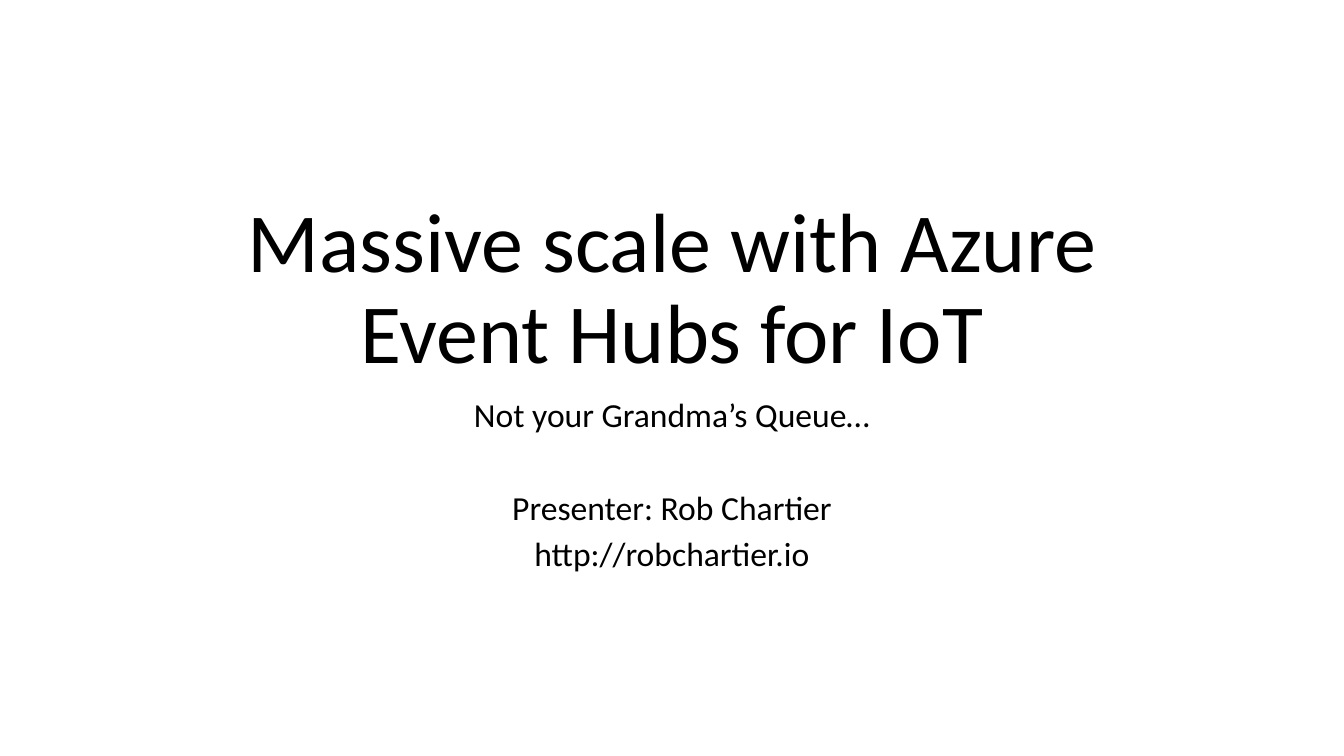
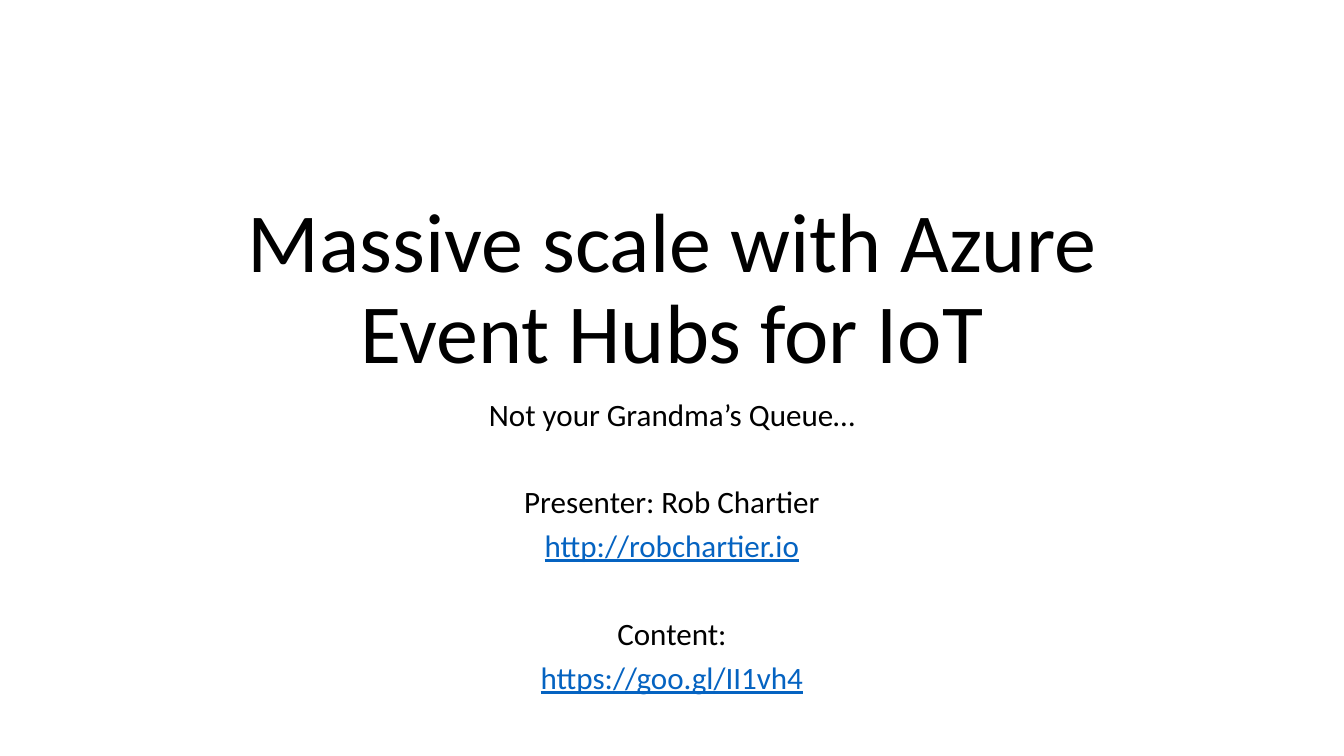
Before and after one commit to nothingmn/presentation-azureeventhubs, a slide deck: slide 1 of Massive scale with Azure Event Hubs for IoT.pptx. Drawn at 1344x756 pixels with LibreOffice and Linux fonts; fonts in the diff are those of the drawing. Boxes give left, top, right and bottom in pixels: in the first picture for what was removed or moved away, otherwise in the second. Text is boxed around its words. In the diff, an @@ line names an element or a change of style, - is before the commit and + after.

Commit message:
continue to flush out content in the deck, addd the Visio doc for the reference architecture, including a static PNG for reference

```diff
--- a/Massive scale with Azure Event Hubs for IoT.pptx
+++ b/Massive scale with Azure Event Hubs for IoT.pptx
@@ subtitle at [489,404,855,562]: size 24 to 22.2 pt in "Not your Grandma’s Queue…", "Presenter: Rob Chartier", "http://robchartier.io"; text colour #000000 to #0563C1, underline on in "http://robchartier.io" @@
@@ subtitle at [541,625,803,695]: paragraphs added @@
+Content:
+https://goo.gl/II1vh4
```
Also in this commit, not shown: 1 other slide changed, 2 other files.
